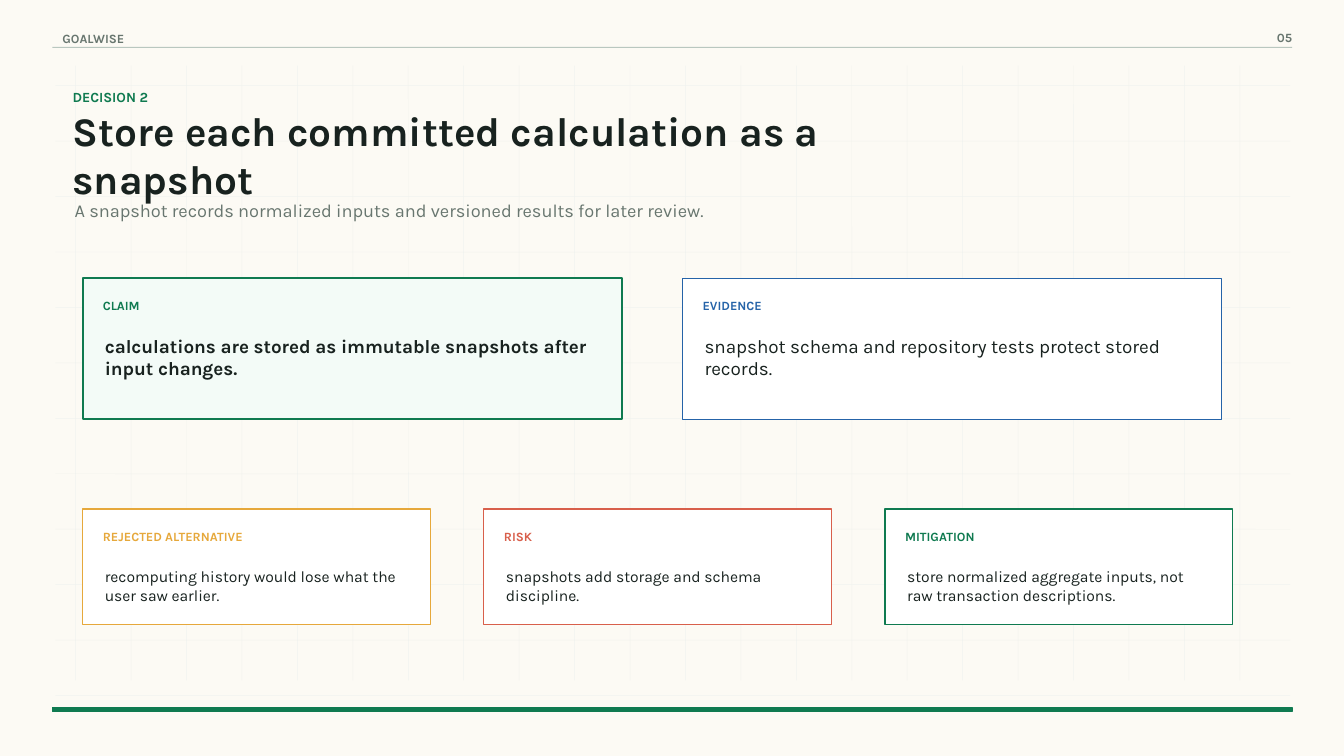
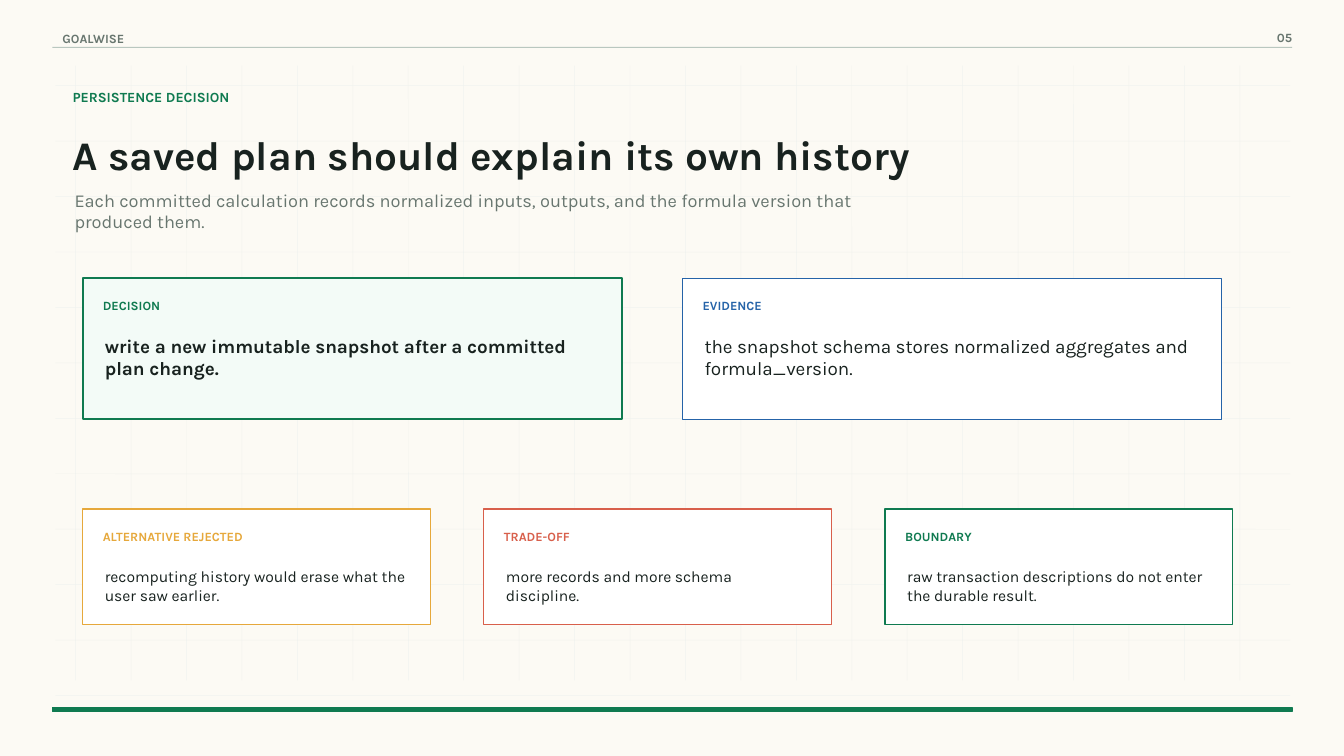
Before and after one commit to NatiSeifu/goal-wise, a slide deck: slide 5 of docs/final-demo-deck/dist/goalwise-final-demo-high-end-v2.pptx. Drawn at 1344x756 pixels with LibreOffice and Linux fonts; fonts in the diff are those of the drawing. Boxes give left, top, right and bottom in pixels: in the first picture for what was removed or moved away, otherwise in the second. Text is boxed around its words. In the diff, an @@ line names an element or a change of style, - is before the commit and + after.

```diff
--- a/docs/final-demo-deck/dist/goalwise-final-demo-high-end-v2.pptx
+++ b/docs/final-demo-deck/dist/goalwise-final-demo-high-end-v2.pptx
@@ text at [73,92,230,102]: text changed @@
-DECISION 2
+PERSISTENCE DECISION
@@ text at [73,141,909,180]: text changed @@
-Store each committed calculation as a snapshot
+A saved plan should explain its own history
@@ text at [75,194,851,232]: text changed @@
-A snapshot records normalized inputs and versioned results for later review.
+Each committed calculation records normalized inputs, outputs, and the formula version that produced them.
@@ text at [103,301,160,310]: text changed @@
-CLAIM
+DECISION
@@ text at [105,339,566,380]: text changed @@
-calculations are stored as immutable snapshots after input changes.
+write a new immutable snapshot after a committed plan change.
@@ text at [705,340,1188,376]: text changed @@
-snapshot schema and repository tests protect stored records.
+the snapshot schema stores normalized aggregates and formula_version.
@@ text at [103,532,242,541]: text changed @@
-REJECTED ALTERNATIVE
+ALTERNATIVE REJECTED
@@ text at [504,532,570,541]: text changed @@
-RISK
+TRADE-OFF
@@ text at [905,532,972,541]: text changed @@
-MITIGATION
+BOUNDARY
@@ text at [105,571,405,601]: text changed @@
-recomputing history would lose what the user saw earlier.
+recomputing history would erase what the user saw earlier.
@@ text at [506,571,732,605]: text changed @@
-snapshots add storage and schema discipline.
+more records and more schema discipline.
@@ text at [907,571,1202,601]: text changed @@
-store normalized aggregate inputs, not raw transaction descriptions.
+raw transaction descriptions do not enter the durable result.
```
Also in this commit, not shown: 8 other slides changed, 4 other files.
